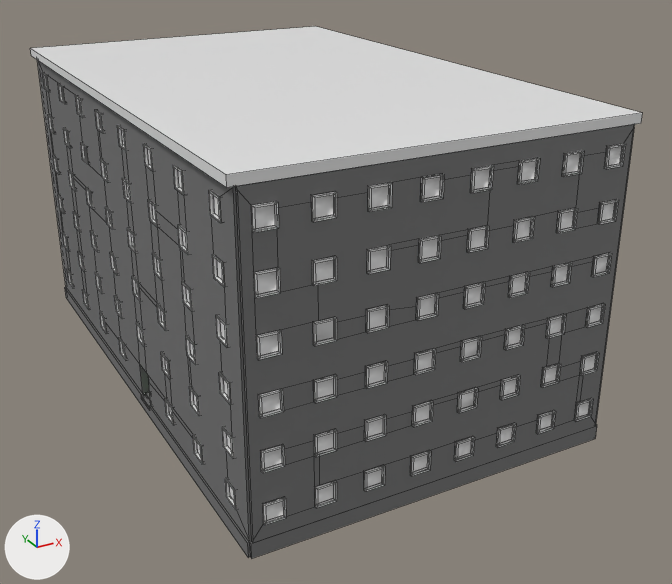
The FBX model OSB3D/Assets/Prefabs/Import/Buildings/BCS40_F06_01.fbx, before and after one commit.
One viewpoint serves both versions: a 50 mm camera at (-67.9, -90.3, 33.6) aimed at (-38.0, -35.9, 6.4). Lighting does not change. The marker at lower left points along +X, +Y and +Z. Mesh edges are drawn as thin lines. Where no turn or scale is listed for an object, it has been applied to the vertices.

The first picture shows 'BCS40_F06_01'.
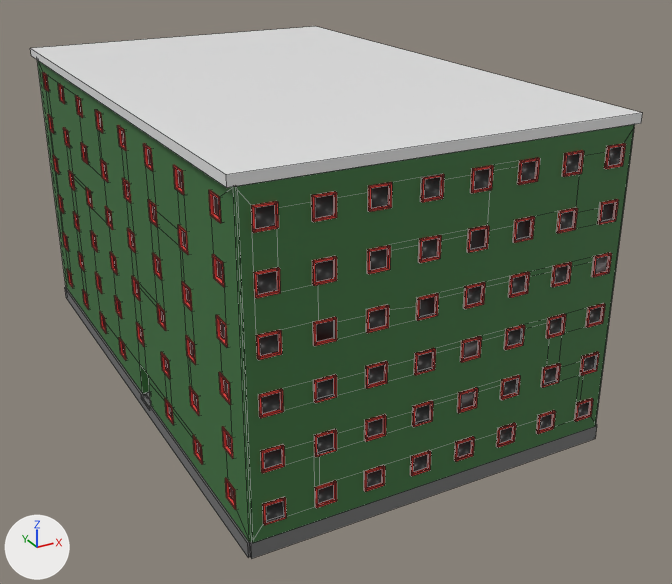
The newer file is also turned or shifted as a whole; pictures and numbers use the older file's frame.

The edits, one by one:
Material 'Facade.003' (mat_facade_003) changes colour from grey #727272 to dark green #3d723e; in linear values from (0.168, 0.168, 0.168) to (0.0463, 0.168, 0.0476).
Material 'Frame.003' (mat_frame_003) changes colour from white #e7e7e7 to red #e74139; in linear values from (0.8, 0.8, 0.8) to (0.8, 0.0527, 0.0404).
Material 'WindowGlass.003' (mat_windowglass_003) changes colour from white #e7e7e7 to black #2d2d2d; in linear values from (0.8, 0.8, 0.8) to (0.0262, 0.0262, 0.0262).

What differs and where, as boxes (x1, y1, x2, y2) in the pictures (672 x 584 px):
'BCS40_F06_01', recoloured (grey to green): (37, 61, 635, 545) in both
